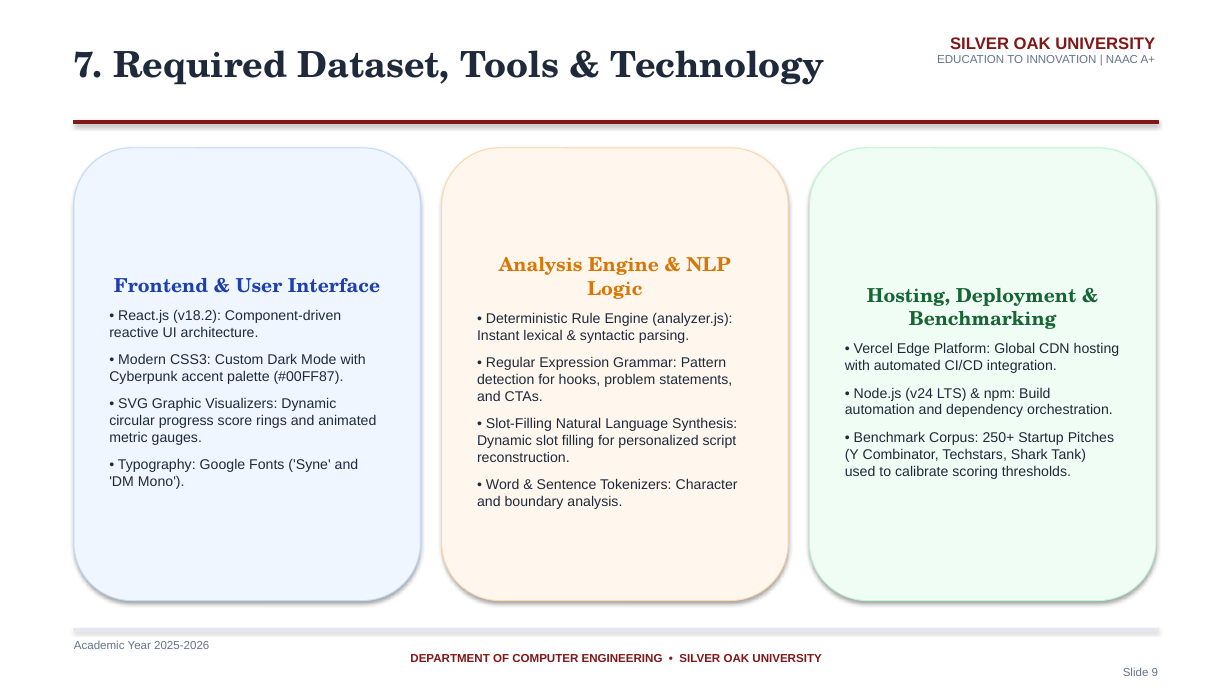
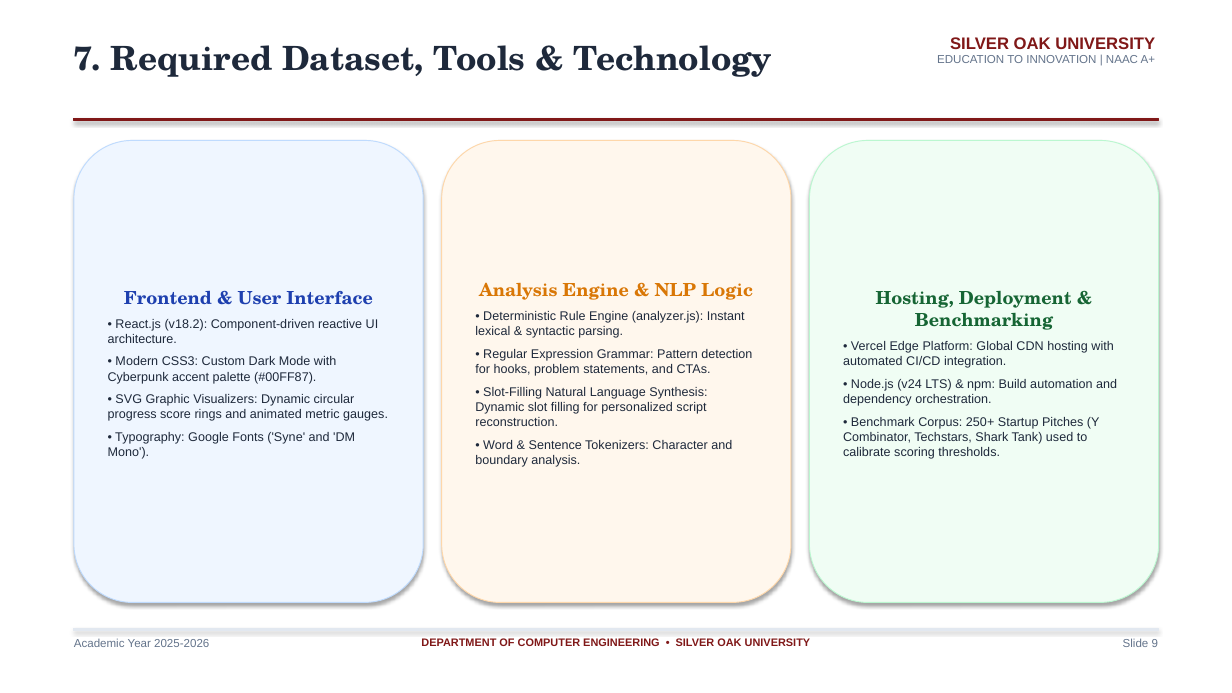
Before and after one commit to PARTHBAVALIYA/pitchiq, a slide deck: slide 9 of PitchIQ_SilverOak_Presentation.pptx. Drawn at 1232x693 pixels with LibreOffice and Linux fonts; fonts in the diff are those of the drawing. Boxes give left, top, right and bottom in pixels: in the first picture for what was removed or moved away, otherwise in the second. Text is boxed around its words. In the diff, an @@ line names an element or a change of style, - is before the commit and + after.

Commit message:
Fix slide formatting, card padding, and box boundaries in PPT

```diff
--- a/PitchIQ_SilverOak_Presentation.pptx
+++ b/PitchIQ_SilverOak_Presentation.pptx
@@ text "7. Required Dataset, Tools & ..." at (74,45,772,77): size 28 to 26 pt @@
@@ rounded rectangle "Frontend & User Interface": place and size @@
-rounded rectangle "Frontend & User Interface" at (74,148,421,601)
+rounded rectangle "Frontend & User Interface" at (74,140,423,603)
@@ rounded rectangle "Frontend & User Interface" at (74,140,423,603): size 15 to 14 pt in "Frontend & User Interface"; size 11 to 9.8 pt; less space between paragraphs @@
@@ rounded rectangle "Analysis Engine & NLP Logic": place and size @@
-rounded rectangle "Analysis Engine & NLP Logic" at (442,148,788,601)
+rounded rectangle "Analysis Engine & NLP Logic" at (442,140,791,603)
@@ rounded rectangle "Analysis Engine & NLP Logic" at (442,140,791,603): size 15 to 14 pt in "Analysis Engine & NLP Logic"; size 11 to 9.8 pt; less space between paragraphs @@
@@ rounded rectangle "Hosting, Deployment & Benchmarking": place and size @@
-rounded rectangle "Hosting, Deployment & Benchmarking" at (810,148,1156,601)
+rounded rectangle "Hosting, Deployment & Benchmarking" at (810,140,1159,603)
@@ rounded rectangle "Hosting, Deployment & Benchmarking" at (810,140,1159,603): size 15 to 14 pt in "Hosting, Deployment & Benchmarking"; size 11 to 9.8 pt in "• Vercel Edge Platform: Global CDN hosting ...", "• Node.js (v24 LTS) & npm: Build ...", "• Benchmark Corpus: 250+ Startup Pitches (Y ..."; less space between paragraphs @@
@@ text at (410,654,1158,676): paragraphs removed @@
-DEPARTMENT OF COMPUTER ENGINEERING • SILVER OAK UNIVERSITY
-Slide 9
@@ text added at (421,638,811,649), 8.5 pt, text #801818, bold @@
+DEPARTMENT OF COMPUTER ENGINEERING • SILVER OAK UNIVERSITY
@@ text added at (1123,638,1158,647), 9 pt, text #64748B @@
+Slide 9
```
Also in this commit, not shown: 13 other slides changed.
